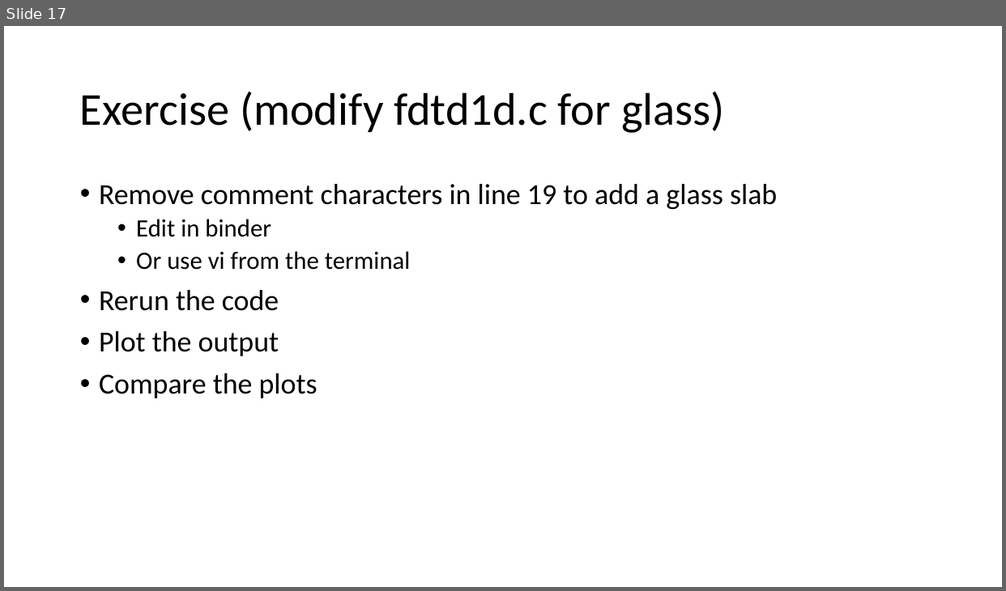
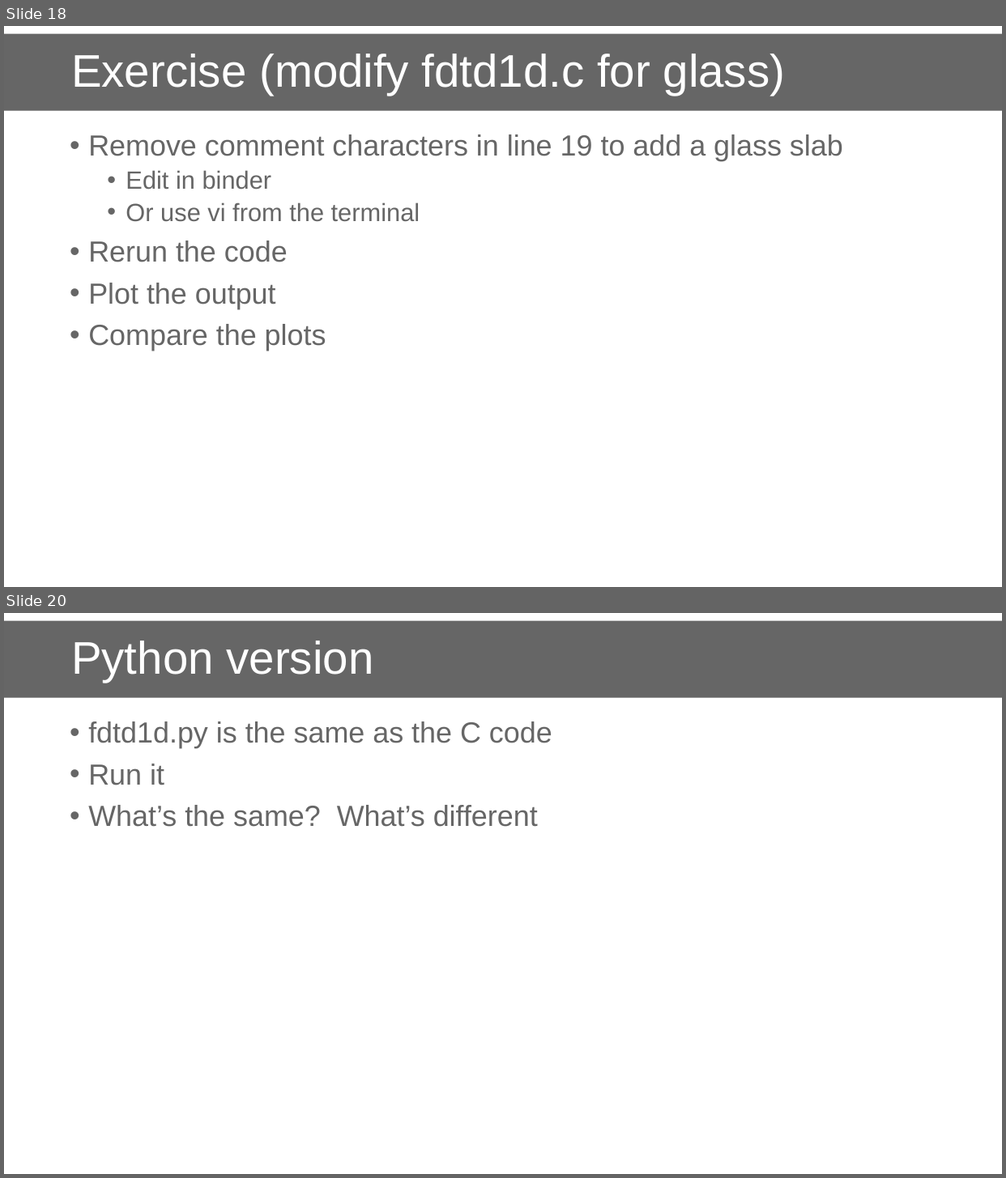
Before and after one commit to danielskatz/repro-fdtd1d, a slide deck: comp-repro.pptx. Shown one above the other, each under a label of ours: slide 17 before the commit, slides 18 and 20 after it; the slides between them are not shown. The pictures are 1006x591 and 1006x1178 pixels, drawn with LibreOffice and Linux fonts; fonts in the diff are those of the drawing; background and template pictures are left out. Boxes give left, top, right and bottom in pixels: in the first picture for what was removed or moved away, otherwise in the second. Text is boxed around its words. In the diff, an @@ line names an element or a change of style, - is before the commit and + after.

```diff
--- a/comp-repro.pptx
+++ b/comp-repro.pptx
@@ slide 20 added at (x1=4, y1=613, x2=1002, y2=1174), background picture (left out) @@
@@ title added at (x1=4, y1=620, x2=1002, y2=697), fill #666666, 44 pt, text #FFFFFF @@
+Python version
@@ text added at (x1=88, y1=722, x2=552, y2=827), 28 pt, text #666666 @@
+• fdtd1d.py is the same as the C code
+• Run it
+• What’s the same? What’s different
@@ what was slide 17 is now slide 18 @@
@@ slide 18 changed as well @@
@@ title "Exercise (modify fdtd1d.c for glass)" resized from (x1=80, y1=92, x2=725, y2=133) to (x1=4, y1=33, x2=1002, y2=110) @@
@@ title "Exercise (modify fdtd1d.c for glass)" at (x1=4, y1=33, x2=1002, y2=110): font Calibri to Arial, text colour #000000 to #FFFFFF; indent changed; fill none to #666666 @@
@@ text "Remove comment characters in line ..." moved from (x1=99, y1=184, x2=777, y2=399) to (x1=88, y1=135, x2=843, y2=351) @@
@@ text "Remove comment characters in line ..." at (x1=88, y1=135, x2=843, y2=351): font Calibri to Arial, text colour #000000 to #666666 @@
```
Also in this commit, not shown: 17 other slides changed, 3 other slides added.
